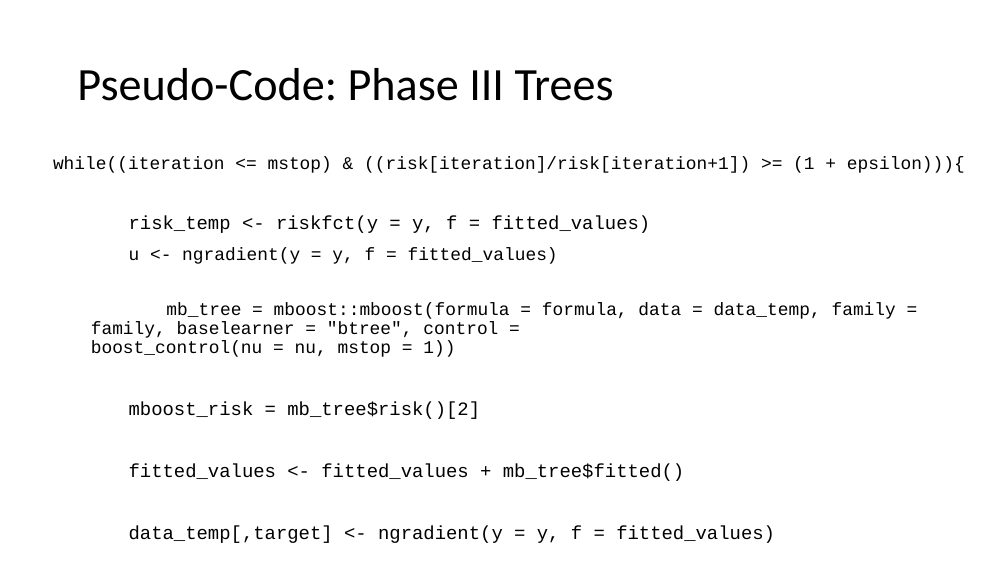
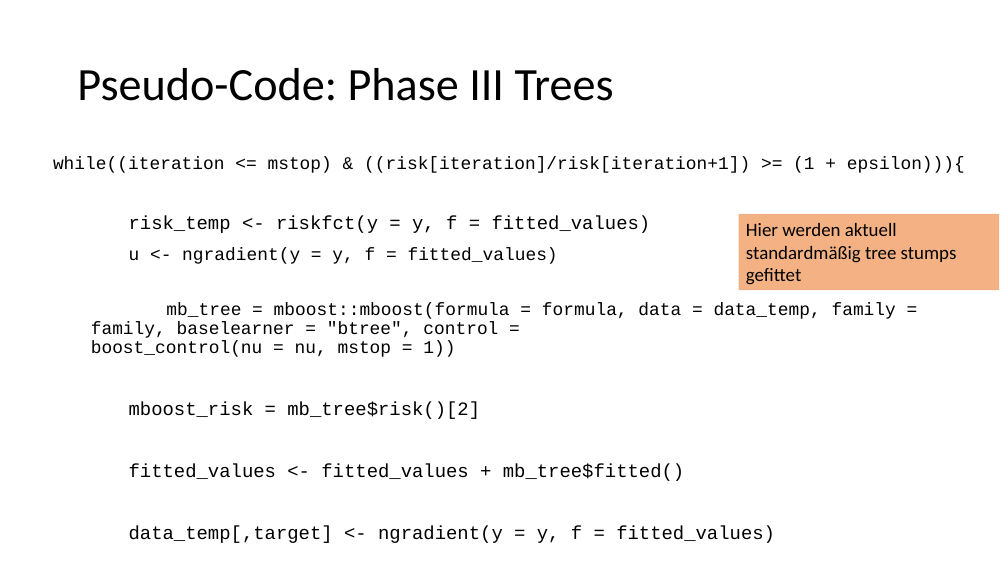
Before and after one commit to LorenzHaller/InterpretableCompBoosting, a slide deck: slide 12 of Interpretable Comp Boosting 02.09.19.pptx (slide 9 before the commit). Drawn at 1008x567 pixels with LibreOffice and Linux fonts; fonts in the diff are those of the drawing. Boxes give left, top, right and bottom in pixels: in the first picture for what was removed or moved away, otherwise in the second. Text is boxed around its words. In the diff, an @@ line names an element or a change of style, - is before the commit and + after.

```diff
--- a/Interpretable Comp Boosting 02.09.19.pptx
+++ b/Interpretable Comp Boosting 02.09.19.pptx
@@ rectangle added at (739,214,1000,290), fill #F4B183, 18 pt, text #000000 @@
+Hier werden aktuell standardmäßig tree stumps gefittet
```
Also in this commit, not shown: 4 other slides changed, 1 slide added, 1 other file.
